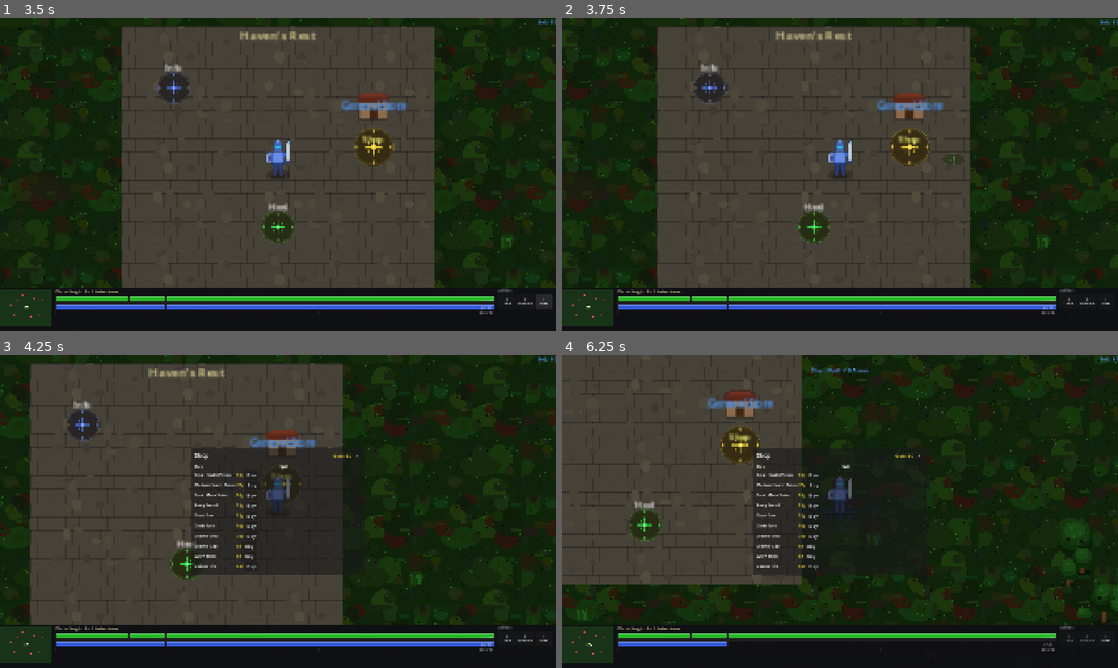
Above: before the commit, frames 1-4 (two rows, left to right).
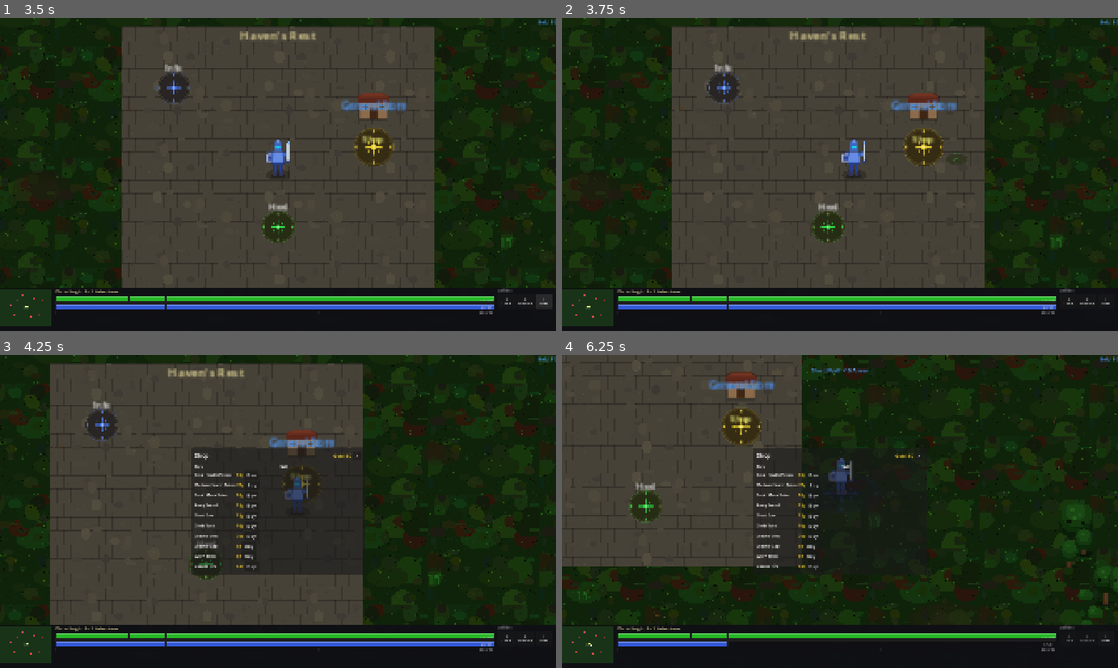
Above: after the commit, the same moments.

Repository: slxny/legends-open-rpg
Game: Godot game, scene res://scenes/main.tscn
Two runs of this game, one before a commit and one after it. Both use one fixed random seed, a clock stepped at 60 frames per second and the inputs below.
Inputs (mouse positions are in pixels of both pictures, inside the frame that each line leads up to):
- Up to frame 1 (3.5 s): click "SELECT" at 0.5 s; click "Q Cleave" at 1.25 s; click "E Shield Wall" at 2 s; click "I Items" at 2.75 s
- Up to frame 2 (3.75 s): tap Enter at 3.5 s; move the mouse to (962, 158) at 3.52 s; hold D (move_right) from 3.53 s (still down); hold Space (attack, bound only after the commit) from 3.53 s (still down); tap F (interact) at 3.6 s; click (962, 158) at 3.67 s
- Up to frame 3 (4.25 s): keep holding D (move_right); keep holding Space (attack, bound only after the commit)
- Up to frame 4 (6.25 s): move the mouse to (728, 527) at 4.27 s; release D (move_right) at 4.28 s; release Space (attack, bound only after the commit) at 4.28 s; hold S (move_down) 4.28-5.03 s; tap Space (attack, bound only after the commit) at 4.35, 5.3 s; click (728, 527) at 4.42 s; tap F (interact) at 4.55, 6.05 s; move the mouse to (895, 442) at 5.02 s; hold D (move_right) 5.03-5.78 s; hold Q (ability_1) 5.03-5.78 s; click (895, 442) at 5.17 s; move the mouse to (812, 574) at 5.77 s; hold W (move_up) from 5.78 s (still down); tap E (ability_2) at 5.85 s; click (812, 574) at 5.92 s

Frame 1 is identical in both runs. In frame 2, 11% of the frame differs, in the area x 0-100%, y 0-87%; in frame 3, 10%; in frame 4, 12%.

Commit message:
Space to attack; smooth camera fix; remove click-selection
Attack system:
- Space bar triggers a manual attack swing (respects attack speed cooldown)
- Priority 1: enemy directly under the mouse cursor gets hit
- Priority 2: closest enemy within a ~72° forward cone in the direction
  the hero is facing
- Removed auto-attack timer, click-to-select, and all selection circle code
- Both left and right mouse clicks now only move the character

Camera:
- Re-enabled position_smoothing (speed 6.0) for smooth camera feel
- Fixed _get_world_mouse_pos() to use viewport canvas transform instead of
  get_global_mouse_position(), so mouse clicks match what's on screen even
  while the camera is smoothly interpolating

Input:
- Added 'attack' action mapped to Space in project.godot

https://claude.ai/code/session_01Dfh27BWG9Vw5HJZPhEGQWV

Diff:
--- a/project.godot
+++ b/project.godot
@@ -75,6 +75,11 @@
 "events": [Object(InputEventKey,"resource_local_to_scene":false,"resource_name":"","device":-1,"window_id":0,"alt_press …(192 unchanged characters)…
 ]
 }
+attack={
+"deadzone": 0.5,
+"events": [Object(InputEventKey,"resource_local_to_scene":false,"resource_name":"","device":-1,"window_id":0,"alt_pressed":false,"shift_pressed":false,"ctrl_pressed":false,"meta_pressed":false,"pressed":false,"keycode":0,"physical_keycode":32,"key_label":0,"unicode":32,"location":0,"echo":false,"script":null)
+]
+}
 
 [layer_names]
 
--- a/scenes/player/player.gd
+++ b/scenes/player/player.gd
@@ -17,19 +17,13 @@
 # Click-to-move
 var _move_target: Vector2 = Vector2.ZERO
 var _is_moving_to_target: bool = false
-var _attack_target: Node2D = null
-var _is_attacking_target: bool = false
-
-# Selection
-var _selected_enemy: Node2D = null
-var _selection_circle: Sprite2D = null
-var _player_selection: Sprite2D = null
 
 # Isometric shadow
 var _shadow: Sprite2D = null
 
-# Attack animation state
+# Attack state
 var _is_attack_animating: bool = false
+var _attack_cooldown: float = 0.0
 
 # Melee combo system
 # 5 swing types: a=left-to-right, b=right-to-left backhand, c=overhead chop,
@@ -62,9 +56,6 @@
 		if f1 and f2 and f3:
 			_combo_swings.append([f1, f2, f3])
 
-	attack_timer.wait_time = 1.0 / stats.attack_speed
-	attack_timer.start()
-
 	var shape = attack_area.get_node("CollisionShape2D")
 	if shape and shape.shape is CircleShape2D:
 		shape.shape.radius = stats.attack_range
@@ -76,13 +67,6 @@
 	_shadow.z_index = -1
 	add_child(_shadow)
 
-	# Green selection circle under player (always visible)
-	_player_selection = Sprite2D.new()
-	_player_selection.texture = SpriteGenerator.get_texture("selection_green")
-	_player_selection.texture_filter = CanvasItem.TEXTURE_FILTER_NEAREST
-	_player_selection.z_index = -1
-	add_child(_player_selection)
-
 func _physics_process(delta: float) -> void:
 	# WASD movement overrides click-to-move
 	var input_dir = Vector2.ZERO
@@ -91,15 +75,7 @@
 
 	if input_dir.length() > 0:
 		_is_moving_to_target = false
-		_is_attacking_target = false
 		velocity = input_dir.normalized() * stats.get_total_move_speed()
-	elif _is_attacking_target and is_instance_valid(_attack_target):
-		var dist = global_position.distance_to(_attack_target.global_position)
-		if dist <= stats.attack_range:
-			velocity = Vector2.ZERO
-		else:
-			var dir = (_attack_target.global_position - global_position).normalized()
-			velocity = dir * stats.get_total_move_speed()
 	elif _is_moving_to_target:
 		var dist = global_position.distance_to(_move_target)
 		if dist < 5.0:
@@ -114,6 +90,9 @@
 	move_and_slide()
 	stats.process_regen(delta)
 
+	if _attack_cooldown > 0.0:
+		_attack_cooldown -= delta
+
 	# Combo timer — reset combo if no attack within window
 	if _combo_index > 0:
 		_combo_timer += delta
@@ -126,9 +105,6 @@
 		sprite.flip_h = true
 	elif velocity.x > 5:
 		sprite.flip_h = false
-
-	# Update selection circle on selected enemy
-	_update_selection_circle()
 
 const ZOOM_MIN := Vector2(1.5, 1.5)
 const ZOOM_MAX := Vector2(5.0, 5.0)
@@ -149,36 +125,15 @@
 			camera.zoom = (camera.zoom - Vector2(ZOOM_STEP, ZOOM_STEP)).clamp(ZOOM_MIN, ZOOM_MAX)
 			return
 
-		if event.button_index == MOUSE_BUTTON_LEFT:
-			# Left-click: select enemy and attack-move, OR move to position
-			var target = _get_clickable_at_mouse()
-			if target and target.is_in_group("enemies") and not target.get("_is_dead"):
-				_select_enemy(target)
-				_attack_target = target
-				_is_attacking_target = true
-				_is_moving_to_target = false
-			else:
-				_deselect_enemy()
-				_move_target = _get_world_mouse_pos()
-				_is_moving_to_target = true
-				_is_attacking_target = false
-				_attack_target = null
-				_spawn_move_indicator(_move_target)
-
-		elif event.button_index == MOUSE_BUTTON_RIGHT:
-			# Right-click: attack-move to target or position
-			var target = _get_clickable_at_mouse()
-			if target and target.is_in_group("enemies") and not target.get("_is_dead"):
-				_select_enemy(target)
-				_attack_target = target
-				_is_attacking_target = true
-				_is_moving_to_target = false
-			elif target and target.has_method("interact"):
-				_move_target = target.global_position
-				_is_moving_to_target = true
+		if event.button_index == MOUSE_BUTTON_LEFT or event.button_index == MOUSE_BUTTON_RIGHT:
+			# Both mouse buttons move to clicked position
+			var clicked = _get_clickable_at_mouse()
+			if clicked and clicked.has_method("interact"):
+				_move_target = clicked.global_position
 			else:
 				_move_target = _get_world_mouse_pos()
-				_is_moving_to_target = true
+			_is_moving_to_target = true
+			_spawn_move_indicator(_move_target)
 
 	# Window controls
 	if event.is_action_pressed("ui_cancel"):
@@ -189,6 +144,10 @@
 			DisplayServer.window_set_mode(DisplayServer.WINDOW_MODE_WINDOWED)
 		else:
 			DisplayServer.window_set_mode(DisplayServer.WINDOW_MODE_FULLSCREEN)
+
+	# Attack — Space bar
+	if event.is_action_pressed("attack"):
+		_try_manual_attack()
 
 	# Abilities (Q and E)
 	if event.is_action_pressed("ability_1"):
@@ -203,124 +162,60 @@
 			KEY_3: inventory.use_consumable(2)
 			KEY_4: inventory.use_consumable(3)
 
-func _select_enemy(enemy: Node2D) -> void:
-	if _selected_enemy == enemy:
-		return  # Already selected
-	_deselect_enemy()
-	_selected_enemy = enemy
-	if enemy.has_method("show_selection"):
-		enemy.show_selection()
-	# Juicy click feedback
-	_spawn_select_pop(enemy)
-	_create_selection_circle()
-	# Highlight enemy sprite
-	if enemy.has_node("Sprite"):
-		var enemy_sprite = enemy.get_node("Sprite")
-		enemy_sprite.modulate = Color(1.3, 1.1, 1.1)
-
-func _deselect_enemy() -> void:
-	if is_instance_valid(_selected_enemy):
-		if _selected_enemy.has_method("hide_selection"):
-			_selected_enemy.hide_selection()
-		# Remove highlight
-		if _selected_enemy.has_node("Sprite"):
-			var enemy_sprite = _selected_enemy.get_node("Sprite")
-			enemy_sprite.modulate = Color.WHITE
-	_selected_enemy = null
-	_destroy_selection_circle()
-
-func _create_selection_circle() -> void:
-	_destroy_selection_circle()
-	_selection_circle = Sprite2D.new()
-	_selection_circle.texture = SpriteGenerator.get_texture("selection_red")
-	_selection_circle.texture_filter = CanvasItem.TEXTURE_FILTER_NEAREST
-	_selection_circle.z_index = 1
-	_selection_circle.scale = Vector2(2.0, 2.0)
-	get_tree().current_scene.add_child(_selection_circle)
-	# Pop in then pulse — chained so they don't fight over scale
-	var tween = _selection_circle.create_tween()
-	tween.tween_property(_selection_circle, "scale", Vector2(2.6, 2.6), 0.08).set_trans(Tween.TRANS_BACK).set_ease(Tween.EASE_OUT)
-	tween.tween_property(_selection_circle, "scale", Vector2(2.0, 2.0), 0.06)
-	tween.tween_callback(func():
-		if not is_instance_valid(_selection_circle):
-			return
-		var pulse = _selection_circle.create_tween().set_loops()
-		pulse.tween_property(_selection_circle, "scale", Vector2(2.2, 2.2), 0.5).set_trans(Tween.TRANS_SINE).set_ease(Tween.EASE_IN_OUT)
-		pulse.tween_property(_selection_circle, "scale", Vector2(1.9, 1.9), 0.5).set_trans(Tween.TRANS_SINE).set_ease(Tween.EASE_IN_OUT)
-	)
-
-func _destroy_selection_circle() -> void:
-	if _selection_circle and is_instance_valid(_selection_circle):
-		_selection_circle.queue_free()
-	_selection_circle = null
-
-func _spawn_select_pop(enemy: Node2D) -> void:
-	# Ring burst expanding outward from enemy
-	var ring = Sprite2D.new()
-	ring.texture = SpriteGenerator.get_texture("selection_red")
-	ring.texture_filter = CanvasItem.TEXTURE_FILTER_NEAREST
-	ring.global_position = enemy.global_position
-	ring.scale = Vector2(0.5, 0.5)
-	ring.z_index = 10
-	get_tree().current_scene.add_child(ring)
-	var ring_tween = ring.create_tween()
-	ring_tween.set_parallel(true)
-	ring_tween.tween_property(ring, "scale", Vector2(2.5, 2.5), 0.25).set_trans(Tween.TRANS_QUAD).set_ease(Tween.EASE_OUT)
-	ring_tween.tween_property(ring, "modulate:a", 0.0, 0.25)
-	ring_tween.set_parallel(false)
-	ring_tween.tween_callback(ring.queue_free)
-
-	# Enemy sprite punch (quick scale bounce)
-	if enemy.has_node("Sprite"):
-		var enemy_sprite = enemy.get_node("Sprite")
-		var punch_tween = enemy_sprite.create_tween()
-		punch_tween.tween_property(enemy_sprite, "scale", Vector2(1.25, 0.85), 0.06)
-		punch_tween.tween_property(enemy_sprite, "scale", Vector2(0.9, 1.15), 0.06)
-		punch_tween.tween_property(enemy_sprite, "scale", Vector2(1.0, 1.0), 0.08).set_trans(Tween.TRANS_ELASTIC).set_ease(Tween.EASE_OUT)
-
-	# Quick crosshair flash at click point
-	for i in range(4):
-		var spark = Sprite2D.new()
-		spark.texture = SpriteGenerator.get_texture("crystal_white")
-		spark.texture_filter = CanvasItem.TEXTURE_FILTER_NEAREST
-		spark.global_position = enemy.global_position
-		spark.scale = Vector2(0.3, 0.3)
-		spark.modulate = Color(1.0, 0.4, 0.3, 0.9)
-		spark.z_index = 11
-		get_tree().current_scene.add_child(spark)
-		# Cardinal directions burst
-		var burst_dir = Vector2.from_angle(i * PI * 0.5) * 14.0
-		var spark_tween = spark.create_tween()
-		spark_tween.set_parallel(true)
-		spark_tween.tween_property(spark, "global_position", enemy.global_position + burst_dir, 0.15)
-		spark_tween.tween_property(spark, "modulate:a", 0.0, 0.2)
-		spark_tween.tween_property(spark, "scale", Vector2(0.1, 0.1), 0.2)
-		spark_tween.set_parallel(false)
-		spark_tween.tween_callback(spark.queue_free)
-
-func _update_selection_circle() -> void:
-	# Clean up if enemy is dead/invalid
-	if is_instance_valid(_selected_enemy) and _selected_enemy.get("_is_dead"):
-		_deselect_enemy()
+func _try_manual_attack() -> void:
+	if _is_attack_animating or _attack_cooldown > 0.0:
 		return
 
-	if not is_instance_valid(_selected_enemy):
-		_destroy_selection_circle()
+	_enemies_in_range = _enemies_in_range.filter(func(e): return is_instance_valid(e) and not e.get("_is_dead"))
+
+	# Priority 1: enemy directly under the mouse cursor
+	var mouse_target = _get_enemy_at_mouse()
+	if mouse_target and mouse_target in _enemies_in_range:
+		_attack_cooldown = 1.0 / stats.attack_speed
+		_perform_attack(mouse_target)
 		return
 
-	# Update selection circle position under the targeted enemy
-	if _selection_circle and is_instance_valid(_selection_circle):
-		_selection_circle.global_position = _selected_enemy.global_position
+	# Priority 2: closest enemy in the direction the hero is facing
+	var facing = Vector2.RIGHT if not sprite.flip_h else Vector2.LEFT
+	var best: Node2D = null
+	var best_score := -INF
+	for enemy in _enemies_in_range:
+		var to_enemy = (enemy.global_position - global_position)
+		var dot = facing.dot(to_enemy.normalized())
+		if dot > 0.3:  # Within ~72° cone in front
+			var score = dot - to_enemy.length() * 0.001
+			if score > best_score:
+				best_score = score
+				best = enemy
+
+	if best:
+		_attack_cooldown = 1.0 / stats.attack_speed
+		_perform_attack(best)
 
 func _get_world_mouse_pos() -> Vector2:
-	return get_global_mouse_position()
+	# Use the viewport's canvas transform so the result matches what is
+	# visually on screen, even when camera position_smoothing is active.
+	return get_viewport().get_canvas_transform().affine_inverse() * get_viewport().get_mouse_position()
+
+func _get_enemy_at_mouse() -> Node2D:
+	var mouse_pos = _get_world_mouse_pos()
+	var space = get_world_2d().direct_space_state
+	var params = PhysicsPointQueryParameters2D.new()
+	params.position = mouse_pos
+	params.collision_mask = 2  # Enemies only
+	var results = space.intersect_point(params, 1)
+	if results.size() > 0:
+		var col = results[0]["collider"]
+		if col.is_in_group("enemies") and not col.get("_is_dead"):
+			return col
+	return null
 
 func _get_clickable_at_mouse() -> Node2D:
 	var mouse_pos = _get_world_mouse_pos()
 	var space = get_world_2d().direct_space_state
 	var params = PhysicsPointQueryParameters2D.new()
 	params.position = mouse_pos
-	params.collision_mask = 2 | 4  # Enemies + NPCs
+	params.collision_mask = 4  # NPCs only for movement interaction
 	var results = space.intersect_point(params, 1)
 	if results.size() > 0:
 		return results[0]["collider"]
@@ -413,20 +308,6 @@
 			projectile.queue_free()
 	)
 
-# Auto-attack: only attack the explicitly selected enemy
-func _on_attack_timer_timeout() -> void:
-	if _is_attack_animating:
-		return
-	_enemies_in_range = _enemies_in_range.filter(func(e): return is_instance_valid(e) and not e.get("_is_dead"))
-
-	# Only attack if player has selected an enemy
-	if not is_instance_valid(_selected_enemy):
-		return
-	if _selected_enemy not in _enemies_in_range:
-		return
-
-	if _selected_enemy.has_method("take_damage"):
-		_perform_attack(_selected_enemy)
 
 func _perform_attack(target: Node2D) -> void:
 	_is_attack_animating = true
--- a/scenes/player/player.tscn
+++ b/scenes/player/player.tscn
@@ -47,6 +47,8 @@
 
 [node name="Camera2D" type="Camera2D" parent="."]
 zoom = Vector2(3.0, 3.0)
+position_smoothing_enabled = true
+position_smoothing_speed = 6.0
 
 [node name="StatsComponent" type="Node" parent="."]
 script = ExtResource("2_stats")
